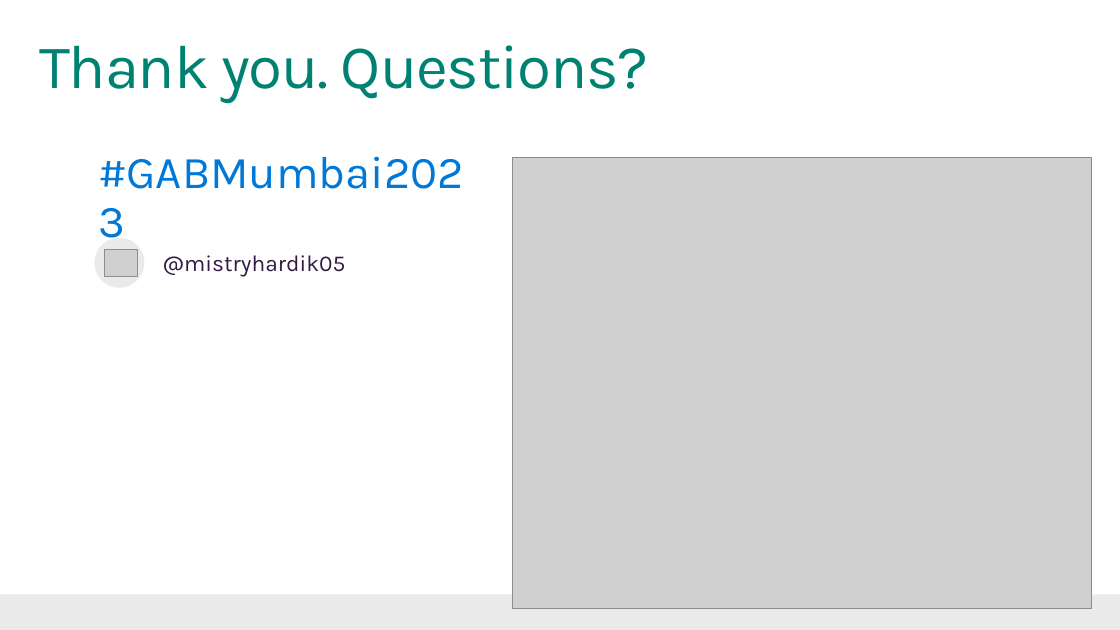
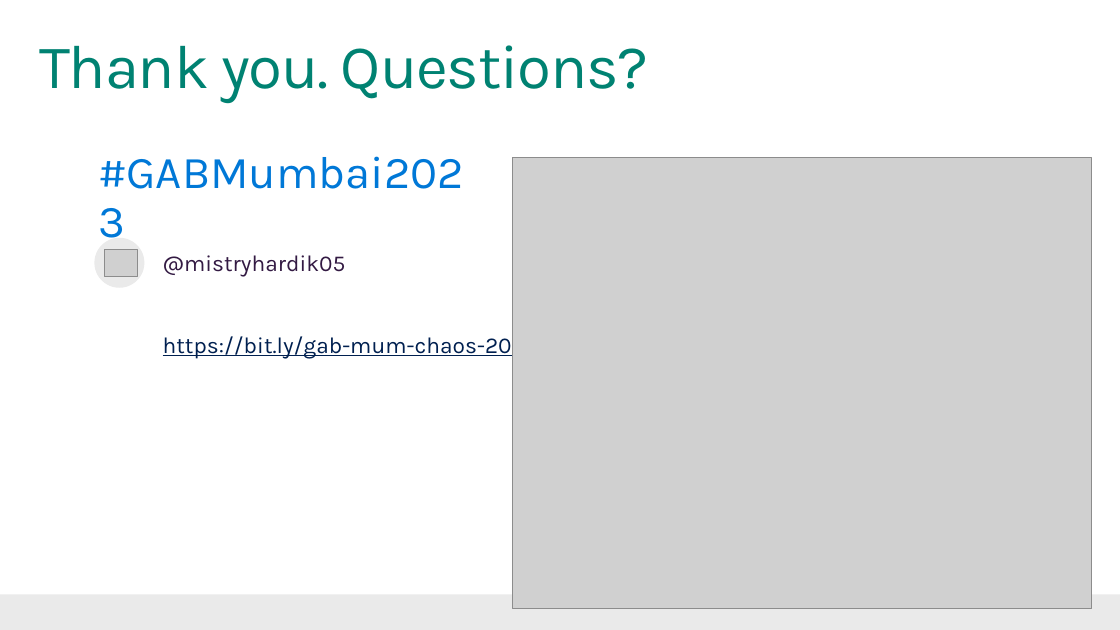
Before and after one commit to mistryhardik/community, a slide deck: slide 16 of gab/mumbai 2023/presentation/Courage In Chaos - Microsoft Azure.pptx. Drawn at 1120x630 pixels with LibreOffice and Linux fonts; fonts in the diff are those of the drawing; grey boxes stand for pictures. Boxes give left, top, right and bottom in pixels: in the first picture for what was removed or moved away, otherwise in the second. Text is boxed around its words. In the diff, an @@ line names an element or a change of style, - is before the commit and + after.

Commit message:
Update presentation

```diff
--- a/gab/mumbai 2023/presentation/Courage In Chaos - Microsoft Azure.pptx
+++ b/gab/mumbai 2023/presentation/Courage In Chaos - Microsoft Azure.pptx
@@ text at [163, 333, 539, 359]: paragraph added @@
+https://bit.ly/gab-mum-chaos-2023
```
